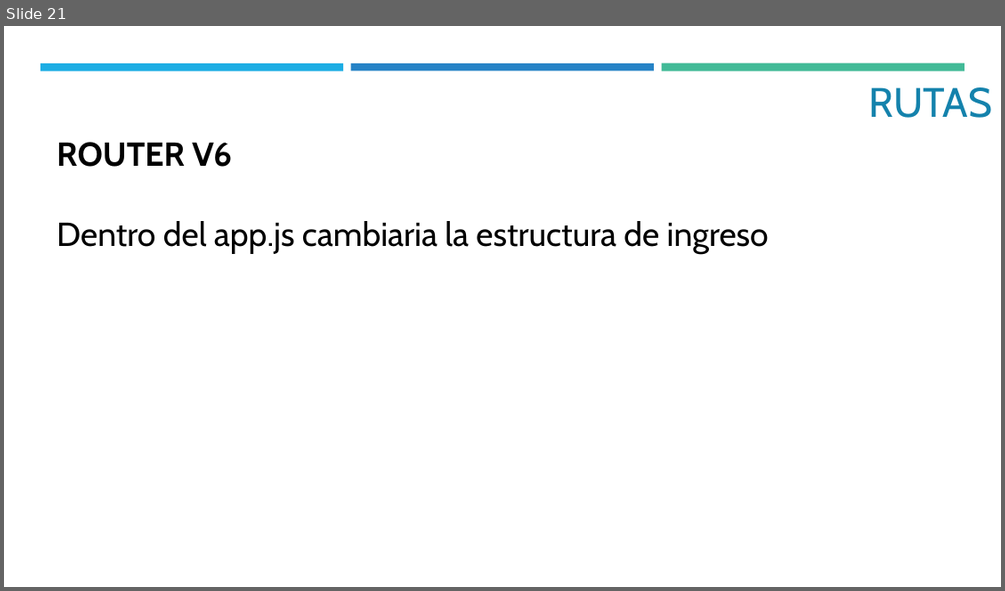
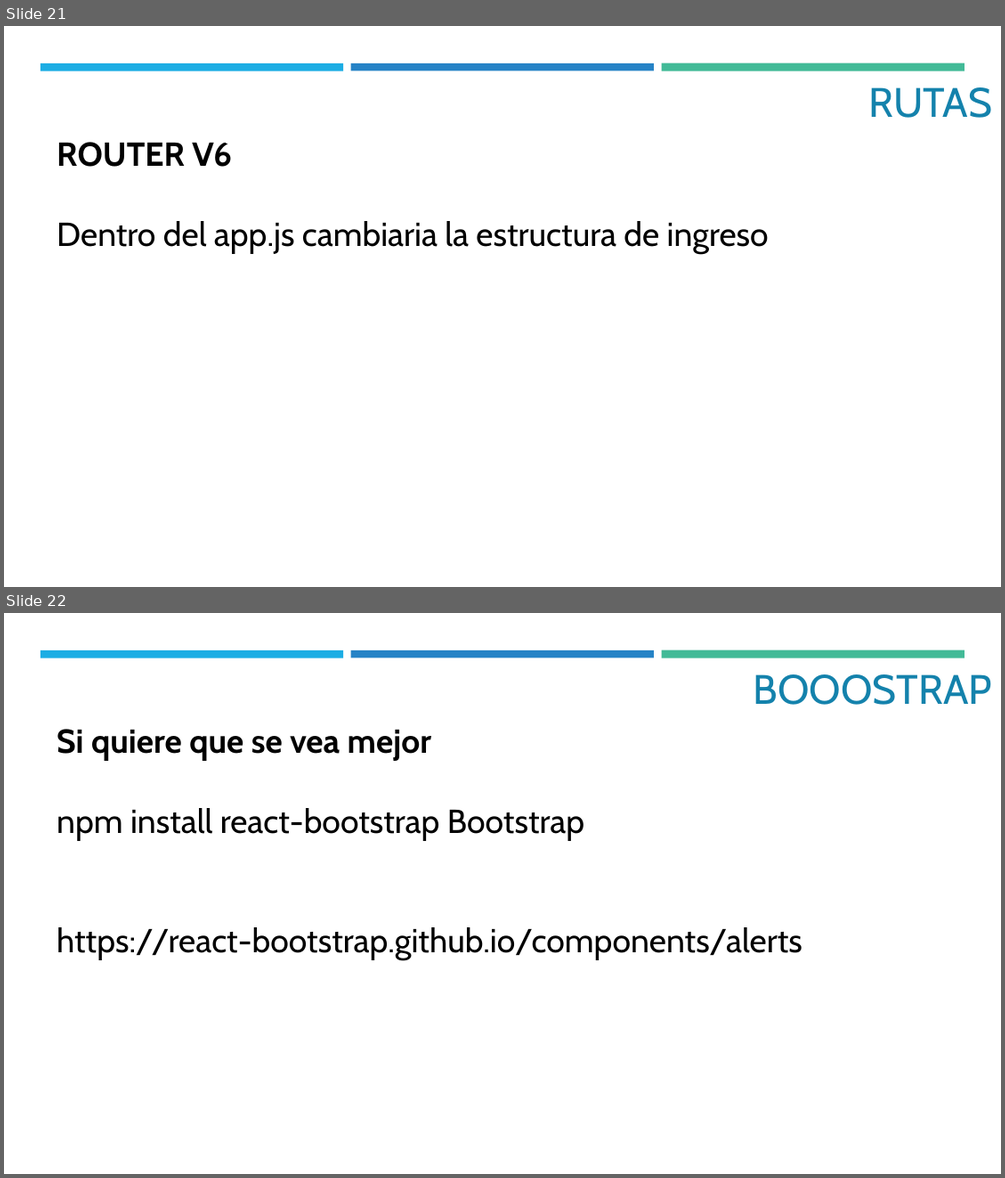
Before and after one commit to Camilobd/MinTic---Desarrollo-Web_Gr-9-10, a slide deck: Recursos/2. React.pptx. Shown one above the other, each under a label of ours: slide 21 before the commit, slides 21 and 22 after it. The pictures are 1005x591 and 1005x1178 pixels, drawn with LibreOffice and Linux fonts; fonts in the diff are those of the drawing. Boxes give left, top, right and bottom in pixels: in the first picture for what was removed or moved away, otherwise in the second. Text is boxed around its words. In the diff, an @@ line names an element or a change of style, - is before the commit and + after.

```diff
--- a/Recursos/2. React.pptx
+++ b/Recursos/2. React.pptx
@@ slide 22 added at bbox=[4, 613, 1001, 1174], background #FFFFFF; not listed: 3 template elements that a slide beside it also shows @@
@@ title added at bbox=[753, 674, 992, 705], 39.6 pt, text #1482AC @@
+BOOOSTRAP
@@ text added at bbox=[57, 729, 802, 959], 32 pt, text #000000 @@
+Si quiere que se vea mejor
+npm install react-bootstrap Bootstrap
+https://react-bootstrap.github.io/components/alerts
```
Also in this commit, not shown: 1 other slide added, 32 other files.
